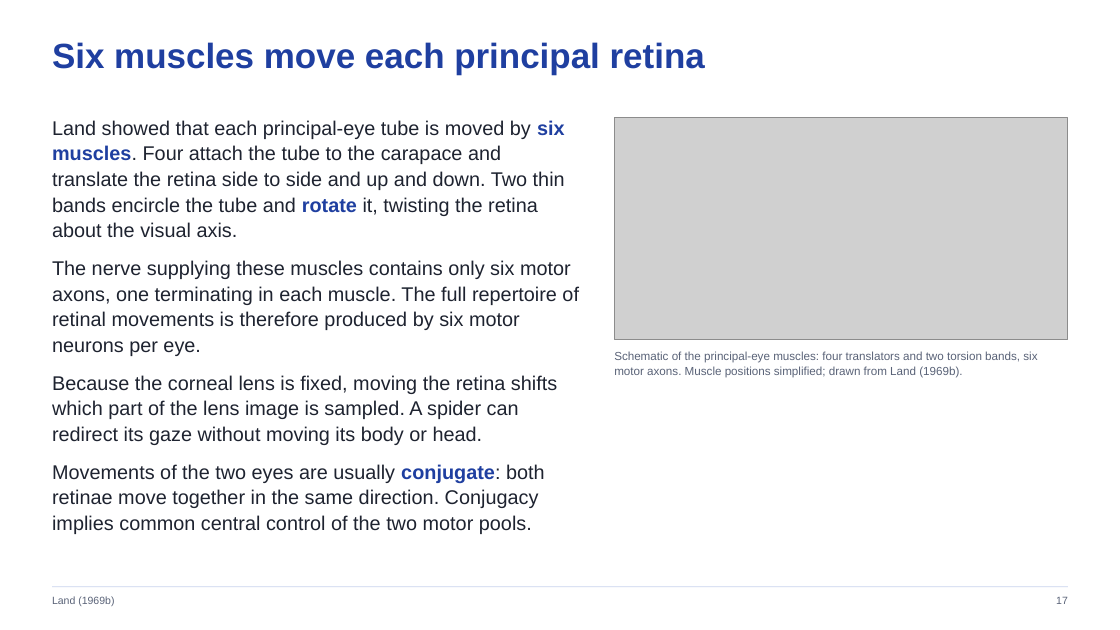
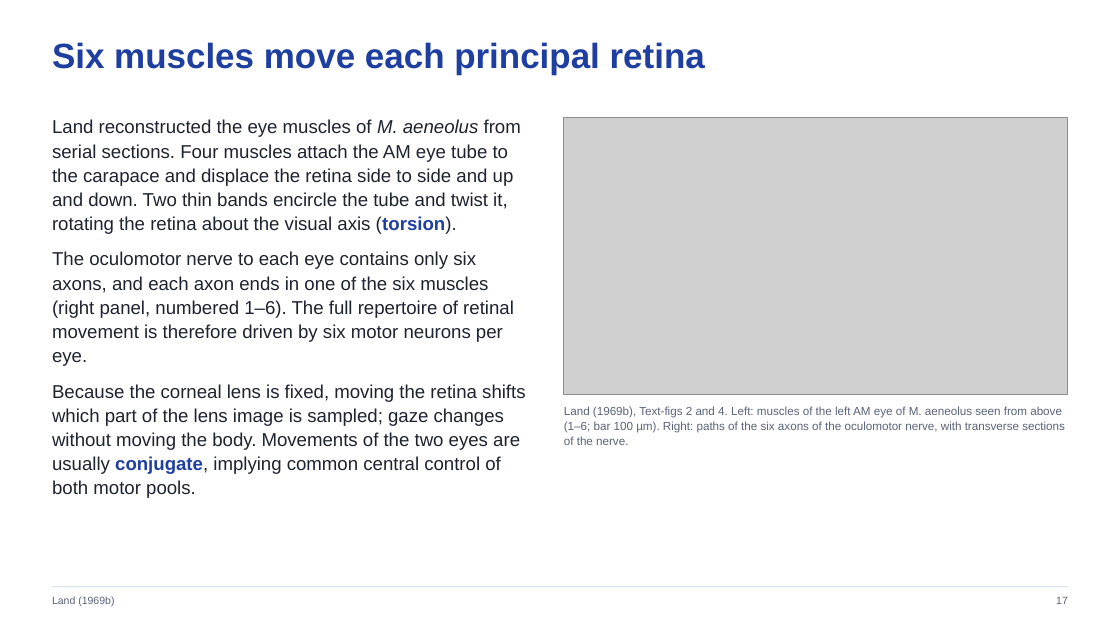
Before and after one commit to jordanxxlopez/NEUROETHOLOGY, a slide deck: slide 17 of lectures/L12/Neuroethology_Lecture12_FA2026.pptx. Drawn at 1120x630 pixels with LibreOffice and Linux fonts; fonts in the diff are those of the drawing; grey boxes stand for pictures. Boxes give left, top, right and bottom in pixels: in the first picture for what was removed or moved away, otherwise in the second. Text is boxed around its words. In the diff, an @@ line names an element or a change of style, - is before the commit and + after.

```diff
--- a/lectures/L12/Neuroethology_Lecture12_FA2026.pptx
+++ b/lectures/L12/Neuroethology_Lecture12_FA2026.pptx
@@ text at (52, 119, 525, 498): text changed; size 17 to 16 pt @@
-Land showed that each principal-eye tube is moved by six muscles. Four attach the tube to the carapace and translate the retina side to side and up and down. Two thin bands encircle the tube and rotate it, twisting the retina about the visual axis.
-The nerve supplying these muscles contains only six motor axons, one terminating in each muscle. The full repertoire of retinal movements is therefore produced by six motor neurons per eye.
-Because the corneal lens is fixed, moving the retina shifts which part of the lens image is sampled. A spider can redirect its gaze without moving its body or head.
-Movements of the two eyes are usually conjugate: both retinae move together in the same direction. Conjugacy implies common central control of the two motor pools.
+Land reconstructed the eye muscles of M. aeneolus from serial sections. Four muscles attach the AM eye tube to the carapace and displace the retina side to side and up and down. Two thin bands encircle the tube and twist it, rotating the retina about the visual axis (torsion).
+The oculomotor nerve to each eye contains only six axons, and each axon ends in one of the six muscles (right panel, numbered 1–6). The full repertoire of retinal movement is therefore driven by six motor neurons per eye.
+Because the corneal lens is fixed, moving the retina shifts which part of the lens image is sampled; gaze changes without moving the body. Movements of the two eyes are usually conjugate, implying common central control of both motor pools.
@@ picture: place and size @@
-picture at (614, 118, 1068, 339)
+picture at (564, 118, 1068, 394)
@@ text at (564, 406, 1065, 445): text changed @@
-Schematic of the principal-eye muscles: four translators and two torsion bands, six motor axons. Muscle positions simplified; drawn from Land (1969b).
+Land (1969b), Text-figs 2 and 4. Left: muscles of the left AM eye of M. aeneolus seen from above (1–6; bar 100 µm). Right: paths of the six axons of the oculomotor nerve, with transverse sections of the nerve.
```
Also in this commit, not shown: 26 other slides changed, 8 slides added, 8 slides removed, 32 other files.
